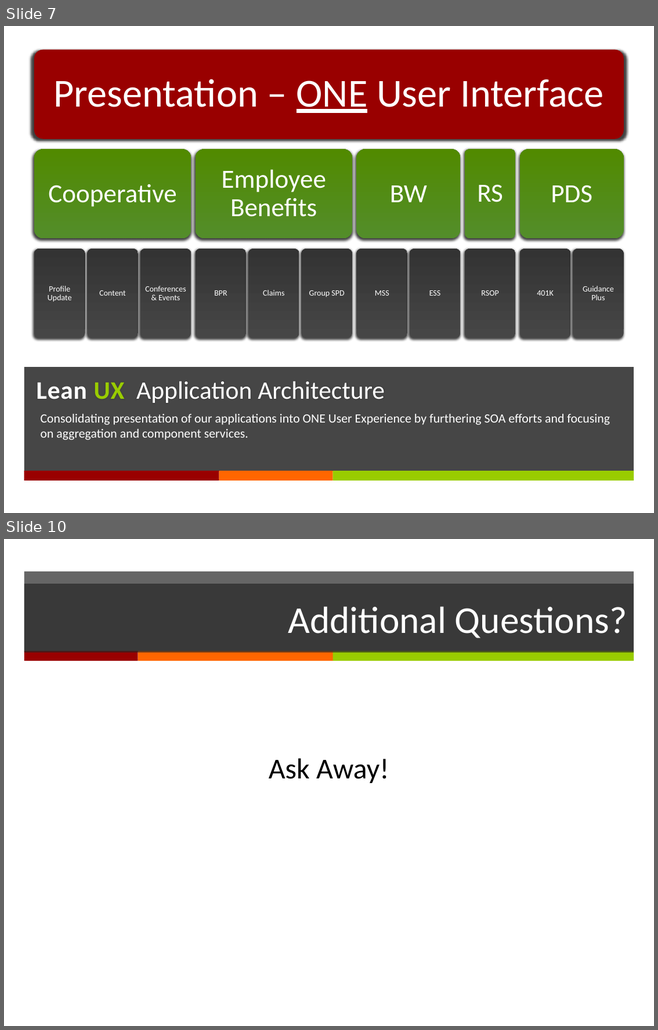
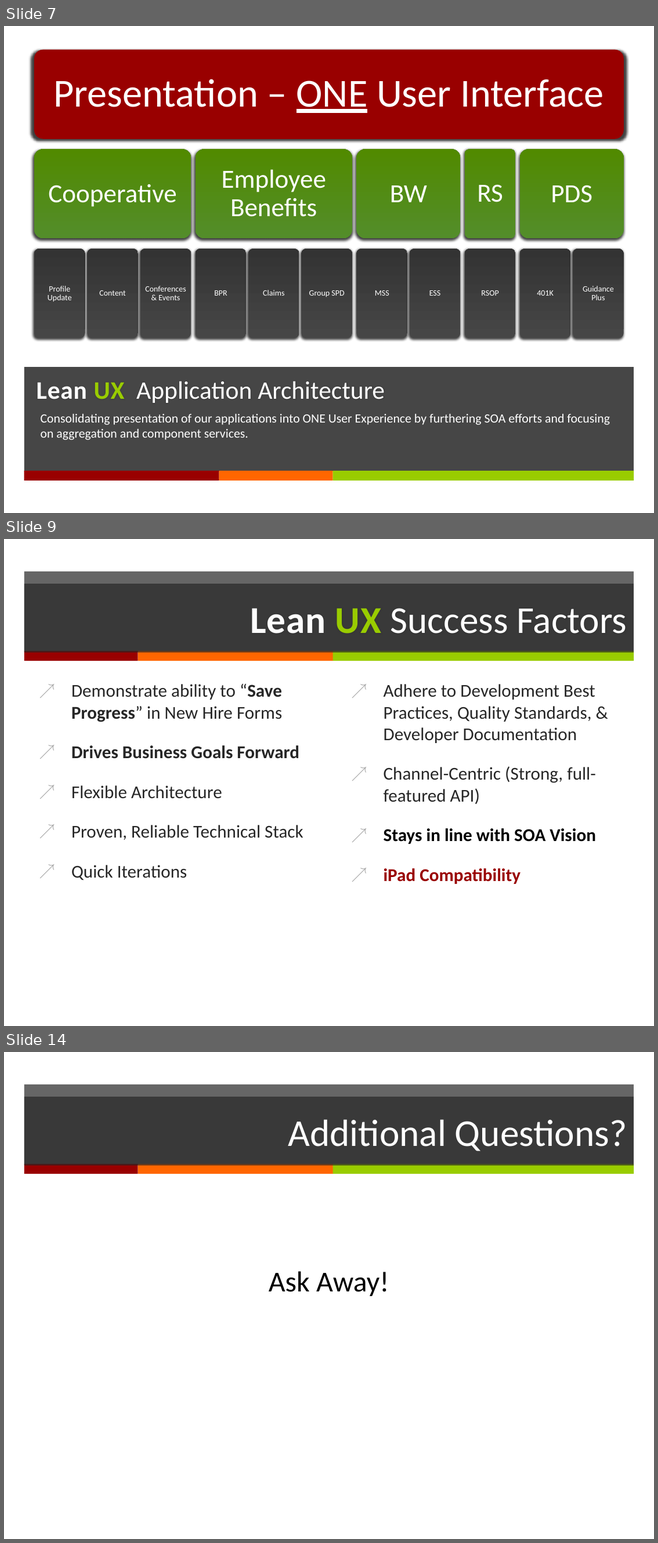
Before and after one commit to DannyDouglass/LeanUx, a slide deck: docs/presentations/LeanUx - IT Management.pptx. Shown one above the other, each under a label of ours: slides 7 and 10 before the commit, slides 7, 9 and 14 after it; the slides between them are not shown. The pictures are 658x1030 and 658x1543 pixels, drawn with LibreOffice and Linux fonts; fonts in the diff are those of the drawing. Boxes give left, top, right and bottom in pixels: in the first picture for what was removed or moved away, otherwise in the second. Text is boxed around its words. In the diff, an @@ line names an element or a change of style, - is before the commit and + after.

```diff
--- a/docs/presentations/LeanUx - IT Management.pptx
+++ b/docs/presentations/LeanUx - IT Management.pptx
@@ slide 9 added at box(4, 539, 654, 1026), background #FFFFFF; not listed: 4 template elements that a slide beside it also shows @@
@@ title added at box(24, 584, 633, 653), fill #262626 at 70% opacity, 42 pt, text #FFFFFF @@
+Lean UX Success Factors
@@ text added at box(71, 683, 303, 880), 20 pt, text #262626 @@
+↗ Demonstrate ability to “Save Progress” in New Hire Forms
+↗ Drives Business Goals Forward
+↗ Flexible Architecture
+↗ Proven, Reliable Technical Stack
+↗ Quick Iterations
@@ text added at box(383, 684, 596, 884), 20 pt, text #262626 @@
+↗ Adhere to Development Best Practices, Quality Standards, & Developer Documentation
+↗ Channel-Centric (Strong, full-featured API)
+↗ Stays in line with SOA Vision
+↗ iPad Compatibility
@@ what was slide 10 is now slide 14 @@
```
Also in this commit, not shown: 6 slides changed, 3 other slides added.
